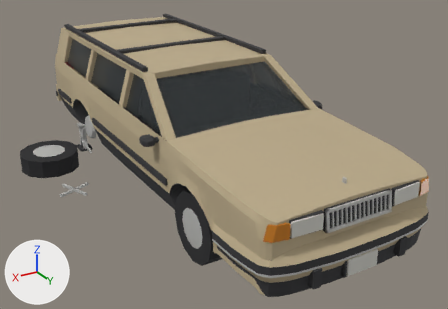
What one commit did to the Blender file assets/models/src/broken-car.blend.
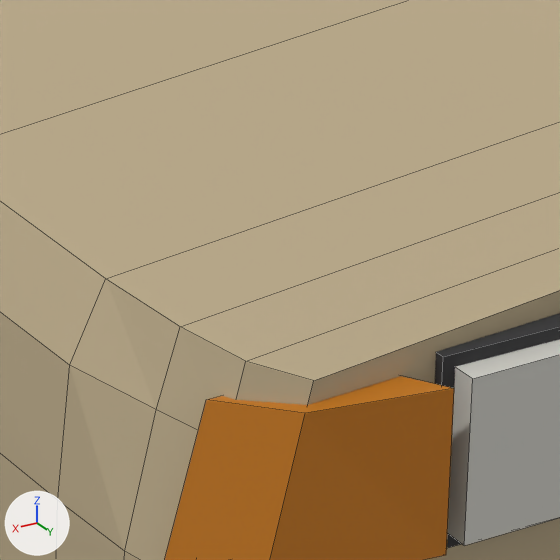
The first picture shows the older version from a 50 mm camera at (3.04, 5.53, 3.05) aimed at (-0.05, 0.38, 0.48). The close-ups show the older and then the newer version on the part from 55% to 67% of the width and 61% to 78% of the height of that picture. Only the edits that show in the close-ups are written down. Every picture has the same lights, and +X, +Y and +Z are marked at lower left. The close-ups show mesh edges as thin lines.

The first close-up shows 'BrokenCar'.
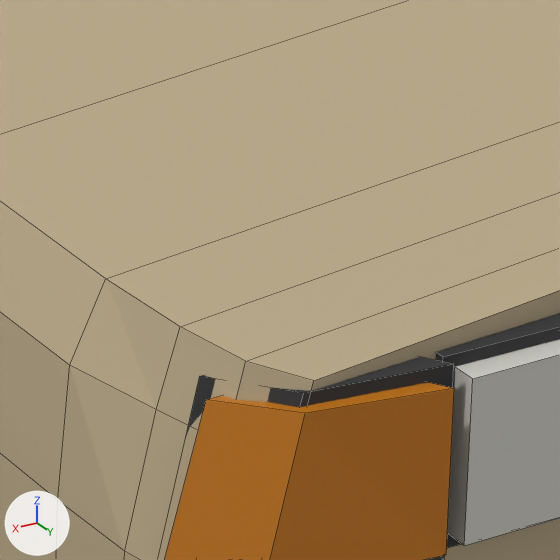
Changed parts and their boxes (x1, y1, x2, y2) in the close-ups (560 x 560 px):
part 1 of me_brokencar, added: after (185, 357, 454, 560)

The change, as a list of edits to the scene's bpy script:
```text
Change me_brokencar:
    used by ob_brokencar; location = (0.0, 0.0, 0.0)
    remove me_brokencar.from_pydata(...)  # 1420 vertices, 1221 faces; spans x -1.02..1.67, y -2.51..2.56, z 0.0..1.46
    add me_brokencar.from_pydata(...)  # 1428 vertices, 1227 faces; spans x -1.02..1.67, y -2.51..2.56, z 0.0..1.46
    me_brokencar part 1: the loose piece of 8 vertices spanning x 0.66..0.84, y 2.4..2.47, z 0.74..0.87 is copied, and the copy is scaled about its middle by (1.04, 1.04, 1.17), then moved by (0.0, -0.01, 0.0), in mat_cartrim (dark grey #353537); it spans x 0.65..0.84, y 2.39..2.46, z 0.73..0.88
    other edits to the shape of me_brokencar do not show in these pictures
```
